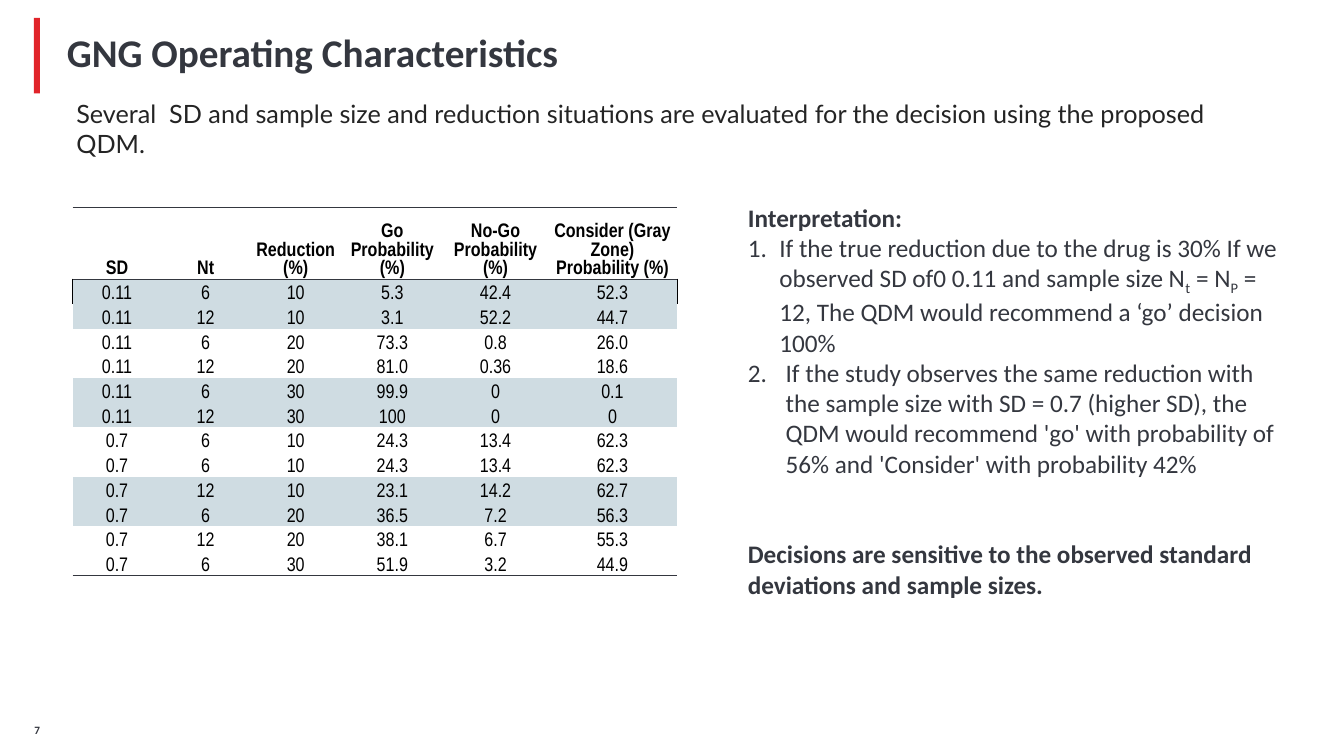
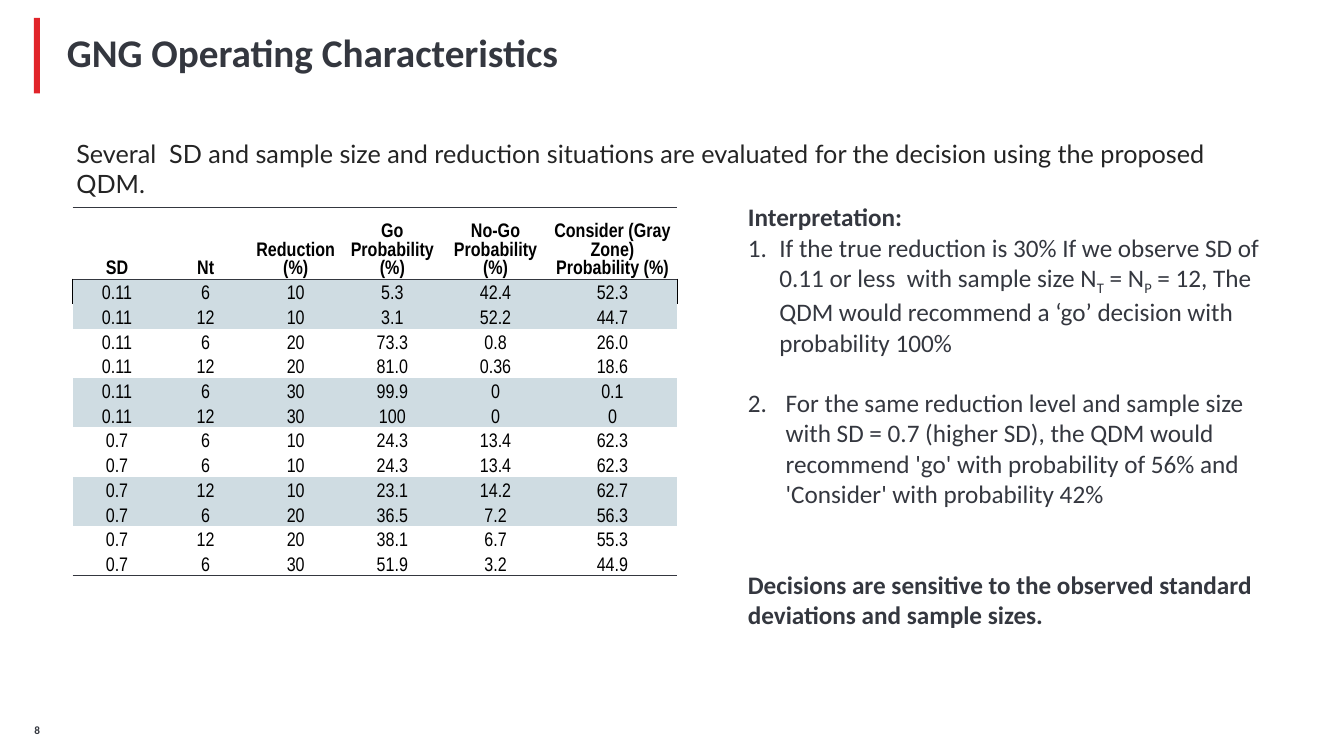
Before and after one commit to YushufSharker/ALS, a slide deck: slide 9 of OutputDocuments/ALS_Slide_deck_STAT.pptx (slide 8 before the commit). Drawn at 1344x756 pixels with LibreOffice and Linux fonts; fonts in the diff are those of the drawing; background and template pictures are left out. Boxes give left, top, right and bottom in pixels: in the first picture for what was removed or moved away, otherwise in the second. Text is boxed around its words. In the diff, an @@ line names an element or a change of style, - is before the commit and + after.

```diff
--- a/OutputDocuments/ALS_Slide_deck_STAT.pptx
+++ b/OutputDocuments/ALS_Slide_deck_STAT.pptx
@@ text "Several SD and sample size ...": place and size @@
-text "Several SD and sample size ..." at (76, 104, 1204, 157)
+text "Several SD and sample size ..." at (76, 144, 1204, 197)
@@ text at (779, 239, 1259, 507): text changed @@
-1. If the true reduction due to the drug is 30% If we observed SD of0 0.11 and sample size Nt = NP = 12, The QDM would recommend a ‘go’ decision 100%
-2. If the study observes the same reduction with the sample size with SD = 0.7 (higher SD), the QDM would recommend 'go' with probability of 56% and 'Consider' with probability 42%
+1. If the true reduction is 30% If we observe SD of 0.11 or less with sample size NT = NP = 12, The QDM would recommend a ‘go’ decision with probability 100%
+2. For the same reduction level and sample size with SD = 0.7 (higher SD), the QDM would recommend 'go' with probability of 56% and 'Consider' with probability 42%
@@ page number at (34, 726, 40, 734): text changed @@
-7
+8
```
Also in this commit, not shown: 11 other slides changed, 3 slides added, 1 other file.
